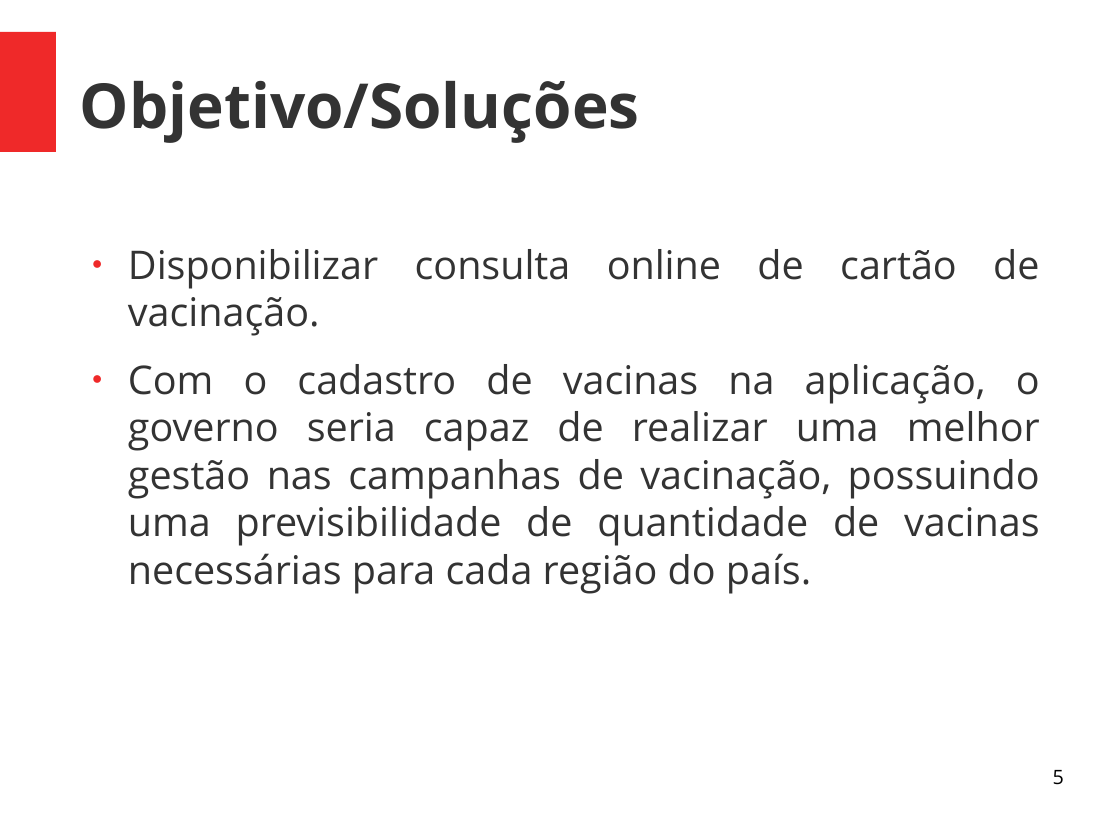
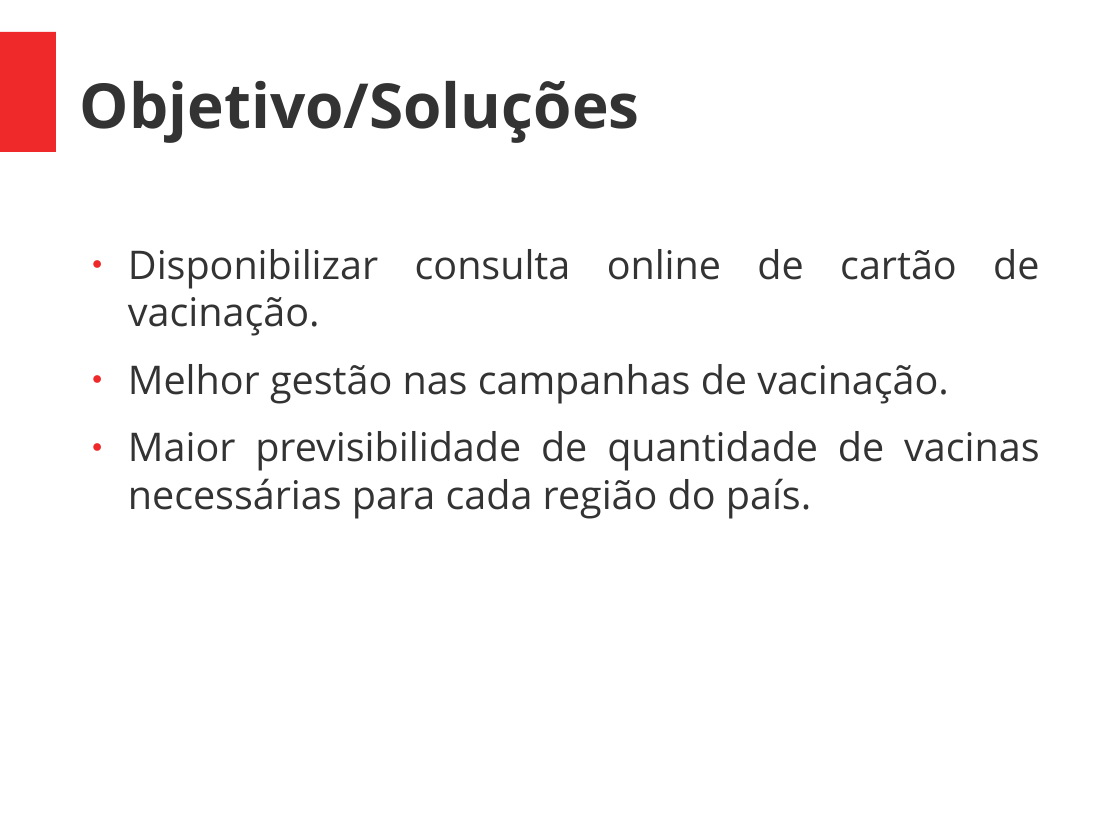
Before and after one commit to Saulodm/TCC, a slide deck: slide 5 of Apresentação/pré banca.odp. Drawn at 1120x840 pixels with LibreOffice and Linux fonts; fonts in the diff are those of the drawing. Boxes give left, top, right and bottom in pixels: in the first picture for what was removed or moved away, otherwise in the second. Text is boxed around its words. In the diff, an @@ line names an element or a change of style, - is before the commit and + after.

```diff
--- a/Apresentação/pré banca.odp
+++ b/Apresentação/pré banca.odp
@@ text at (128, 364, 1039, 519): text changed @@
-● Com o cadastro de vacinas na aplicação, o governo seria capaz de realizar uma melhor gestão nas campanhas de vacinação, possuindo uma previsibilidade de quantidade de vacinas necessárias para cada região do país.
+● Melhor gestão nas campanhas de vacinação.
+● Maior previsibilidade de quantidade de vacinas necessárias para cada região do país.
@@ page number removed at (1053, 770, 1064, 785) @@
-5
```
Also in this commit, not shown: 6 other slides changed, 3 slides added, 5 slides removed, 22 other files.
